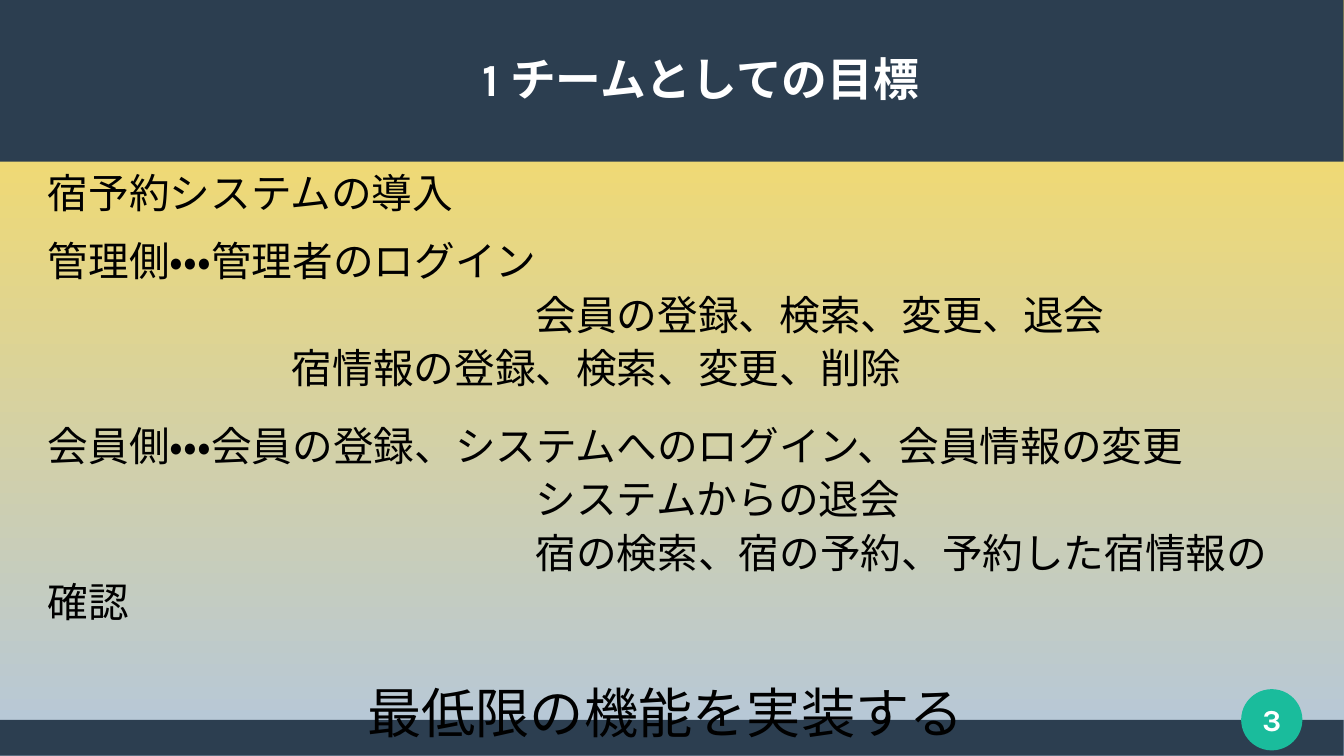
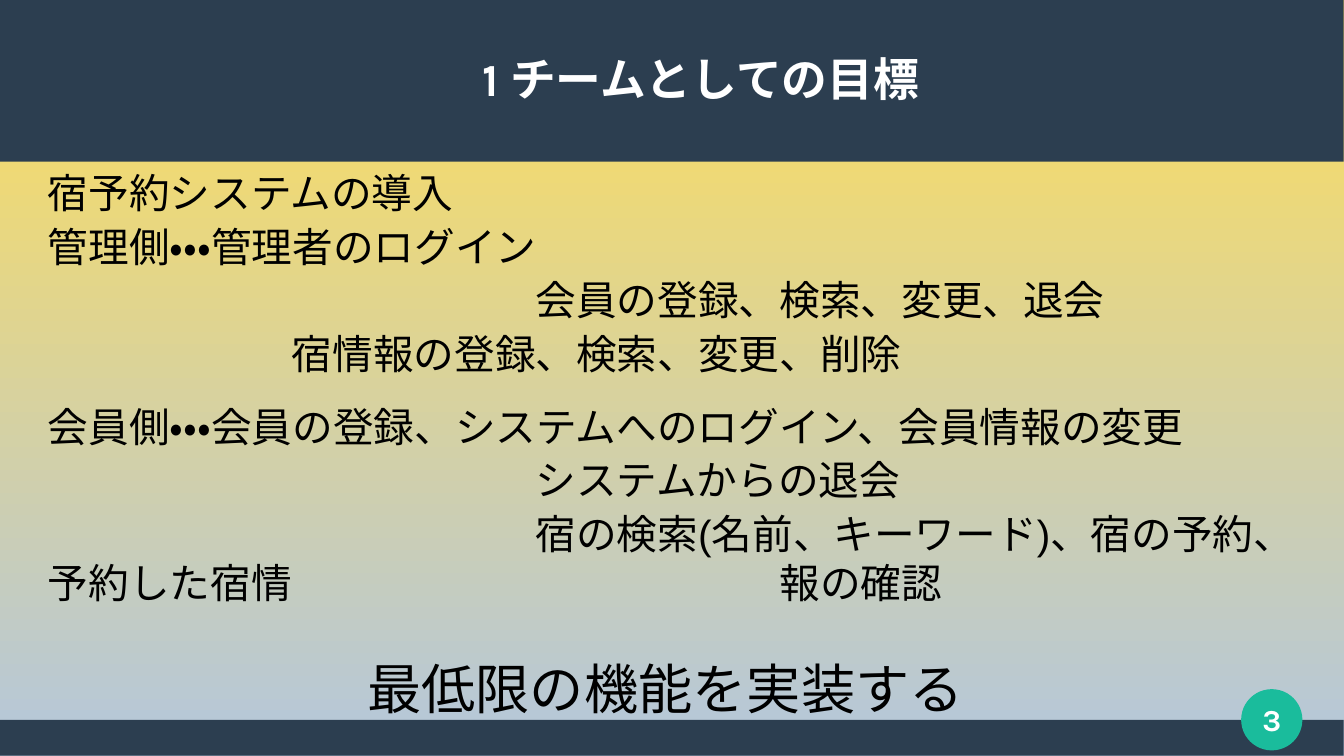
Before and after one commit to 2022java42-student006/document, a slide deck: slide 3 of 発表用スライド(清水作成版).pptx. Drawn at 1344x756 pixels with LibreOffice and Linux fonts; fonts in the diff are those of the drawing. Boxes give left, top, right and bottom in pixels: in the first picture for what was removed or moved away, otherwise in the second. Text is boxed around its words. In the diff, an @@ line names an element or a change of style, - is before the commit and + after.

Commit message:
変えました

```diff
--- a/発表用スライド(清水作成版).pptx
+++ b/発表用スライド(清水作成版).pptx
@@ subtitle at (x1=48, y1=174, x2=902, y2=373): less space between paragraphs @@
@@ subtitle at (x1=48, y1=515, x2=1295, y2=602): text changed @@
-宿の検索、宿の予約、予約した宿情報の確認
+宿の検索(名前、キーワード)、宿の予約、予約した宿情 報の確認
```
